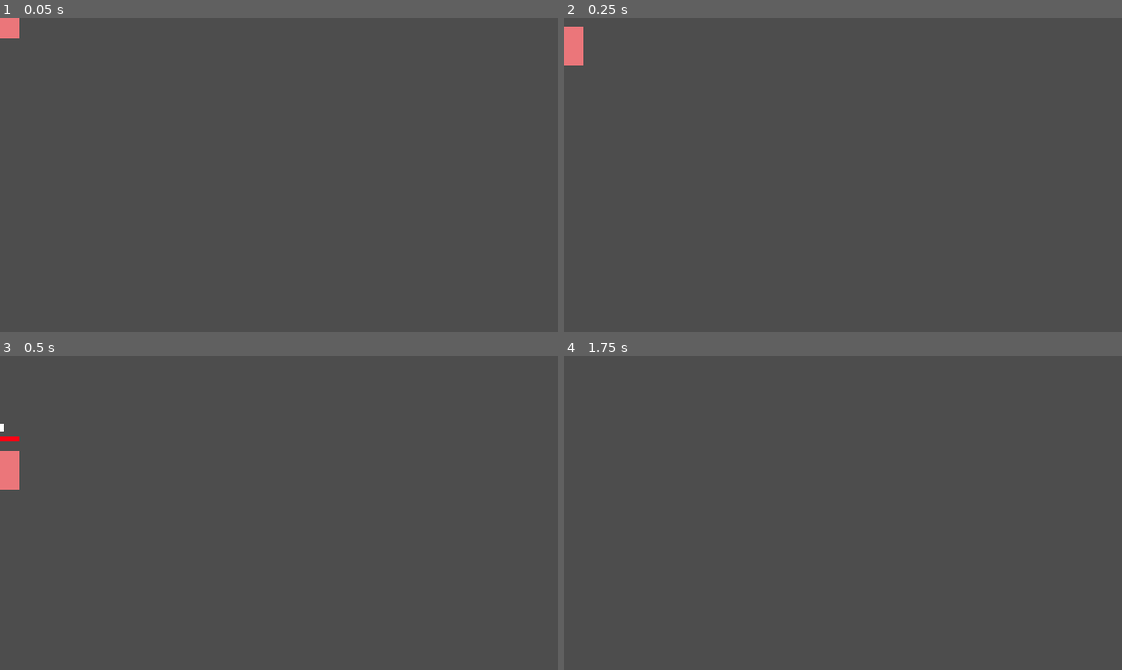
Above: before the commit, frames 1-4 (two rows, left to right).
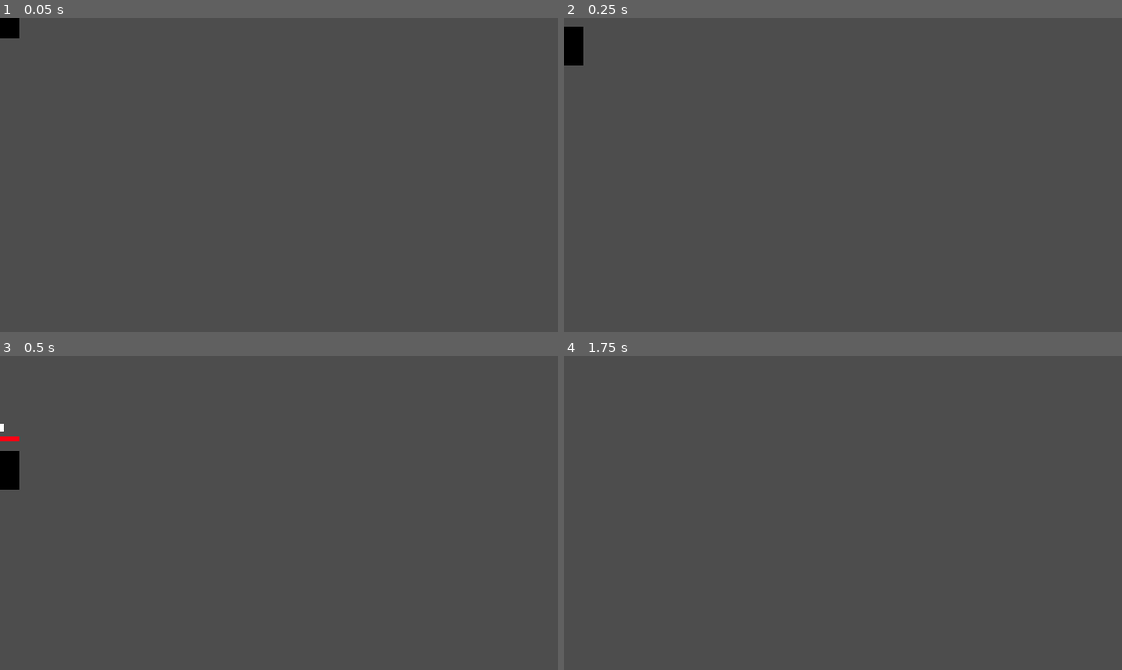
Above: after the commit, the same moments.

Repository: FoxSupp/bidding-brawl
Game: Godot game, scene res://scenes/player.tscn
Same seed, same stepped clock (60 frames per second), same inputs: the game is played once before the commit and once after it. This scene is started directly instead of the project's main scene.
Inputs (mouse positions are in pixels of both pictures, inside the frame that each line leads up to):
- Up to frame 1 (0.05 s): no input
- Up to frame 2 (0.25 s): no input
- Up to frame 3 (0.5 s): no input
- Up to frame 4 (1.75 s): move the mouse to (965, 497) at 0.52 s; hold D (move_right) from 0.53 s (still down); click (965, 497) at 0.6 s; tap Space (jump) at 0.77, 1.52 s; tap Enter at 1.25 s; move the mouse to (731, 528) at 1.27 s; click (731, 528) at 1.35 s

The runs differ from the first frame. In frame 1, 0.2% of the frame differs, in the area x 0-4%, y 0-7%; in frame 2, 0.4%, in the area x 0-4%, y 2-16%; in frame 3, 0.4%; in frame 4, nothing differs.

Commit message:
Update player color and enhance multiplayer authority handling
- Changed player color to black in the scene file for better visibility.
- Added logic in the player script to set the color of the ColorRect to yellow for players with multiplayer authority.

Diff:
--- a/scenes/player.tscn
+++ b/scenes/player.tscn
@@ -89,7 +89,7 @@
 grow_vertical = 2
 size_flags_horizontal = 4
 size_flags_vertical = 4
-color = Color(0.919867, 0.464393, 0.478221, 1)
+color = Color(0, 0, 0, 1)
 
 [node name="CollisionShape2D" type="CollisionShape2D" parent="."]
 shape = SubResource("CircleShape2D_u8vuu")
--- a/scripts/player.gd
+++ b/scripts/player.gd
@@ -24,6 +24,8 @@
 	spectating_cam = get_tree().root.get_node("/root/Game/Camera2D")
 	hp_bar.max_value = health
 	hp_bar.value = health
+	if input_synch.is_multiplayer_authority():
+		get_node("ColorRect").color = Color.YELLOW
 
 func _physics_process(delta: float) -> void:
 	if input_synch.is_multiplayer_authority():
